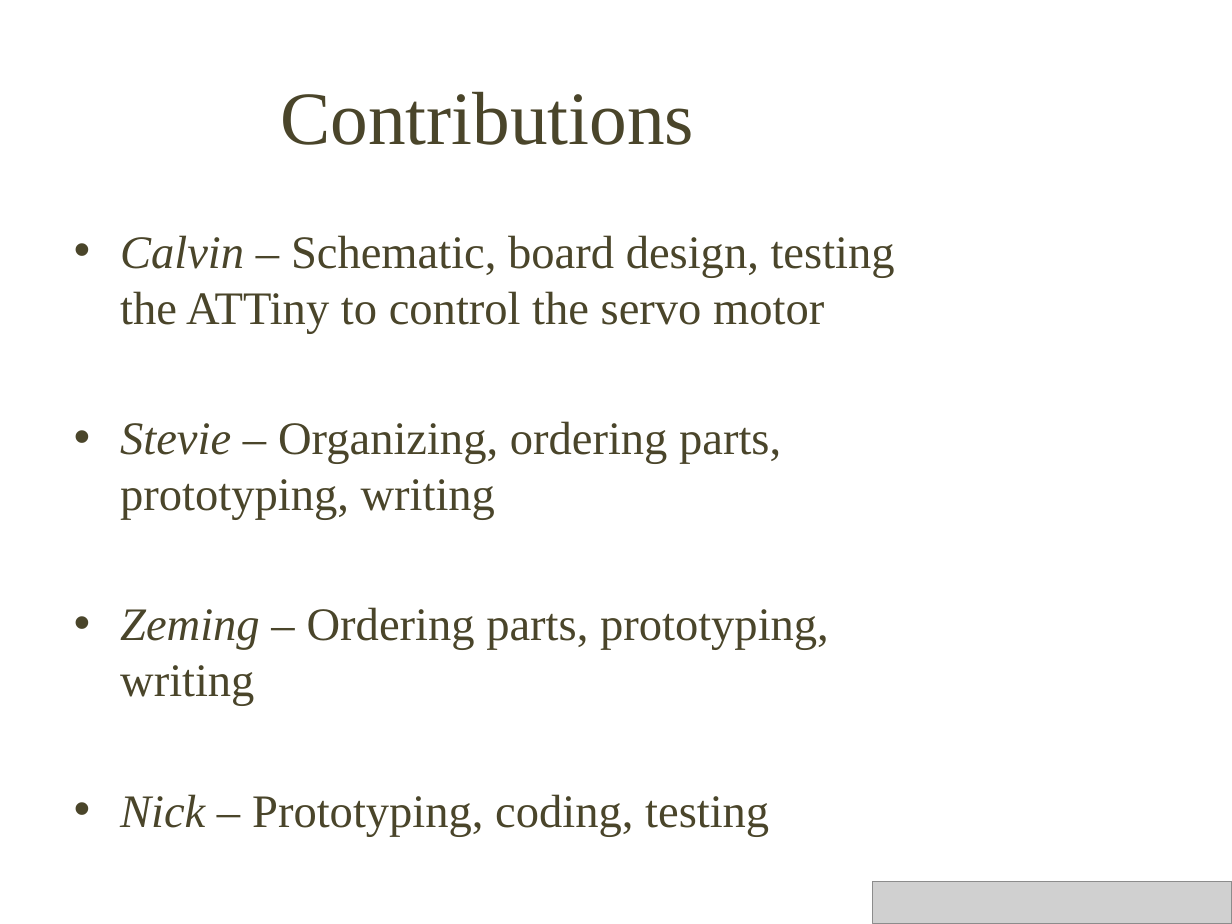
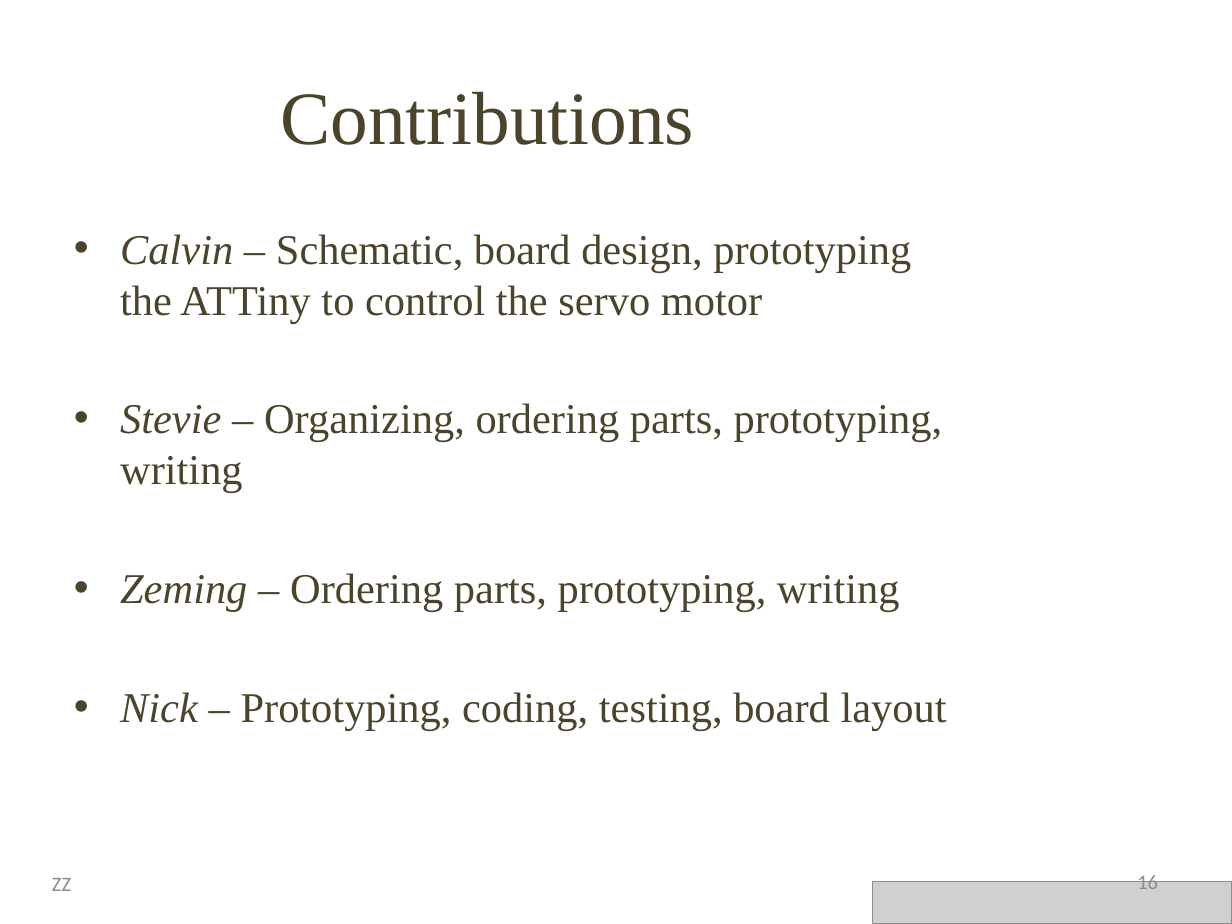
Before and after one commit to Stevie-Nicks-and-the-Xaybanha-Zhous/SelectiveBirdFeeder, a slide deck: slide 16 of Smart_Bird_Feeder_Presentation.pptx (slide 15 before the commit). Drawn at 1232x924 pixels with LibreOffice and Linux fonts; fonts in the diff are those of the drawing; grey boxes stand for pictures; background and template pictures are left out. Boxes give left, top, right and bottom in pixels: in the first picture for what was removed or moved away, otherwise in the second. Text is boxed around its words. In the diff, an @@ line names an element or a change of style, - is before the commit and + after.

```diff
--- a/Smart_Bird_Feeder_Presentation.pptx
+++ b/Smart_Bird_Feeder_Presentation.pptx
@@ text at (120, 234, 911, 323): text changed; size 27.2 to 24.8 pt @@
-• Calvin – Schematic, board design, testing the ATTiny to control the servo motor
+• Calvin – Schematic, board design, prototyping the ATTiny to control the servo motor
@@ text at (120, 403, 943, 612): size 27.2 to 24.8 pt in "Stevie – Organizing, ordering parts, prototyping, writing", "Zeming – Ordering parts, prototyping, writing" @@
@@ text at (120, 692, 947, 731): text changed; size 27.2 to 24.8 pt @@
-• Nick – Prototyping, coding, testing
+• Nick – Prototyping, coding, testing, board layout
@@ text added at (52, 878, 71, 891), 12 pt, text #8C8C8C @@
+ZZ
@@ page number added at (1137, 872, 1158, 889), 12 pt, text #8C8C8C @@
+16
```
Also in this commit, not shown: 11 other slides changed, 7 slides added, 4 slides removed.
